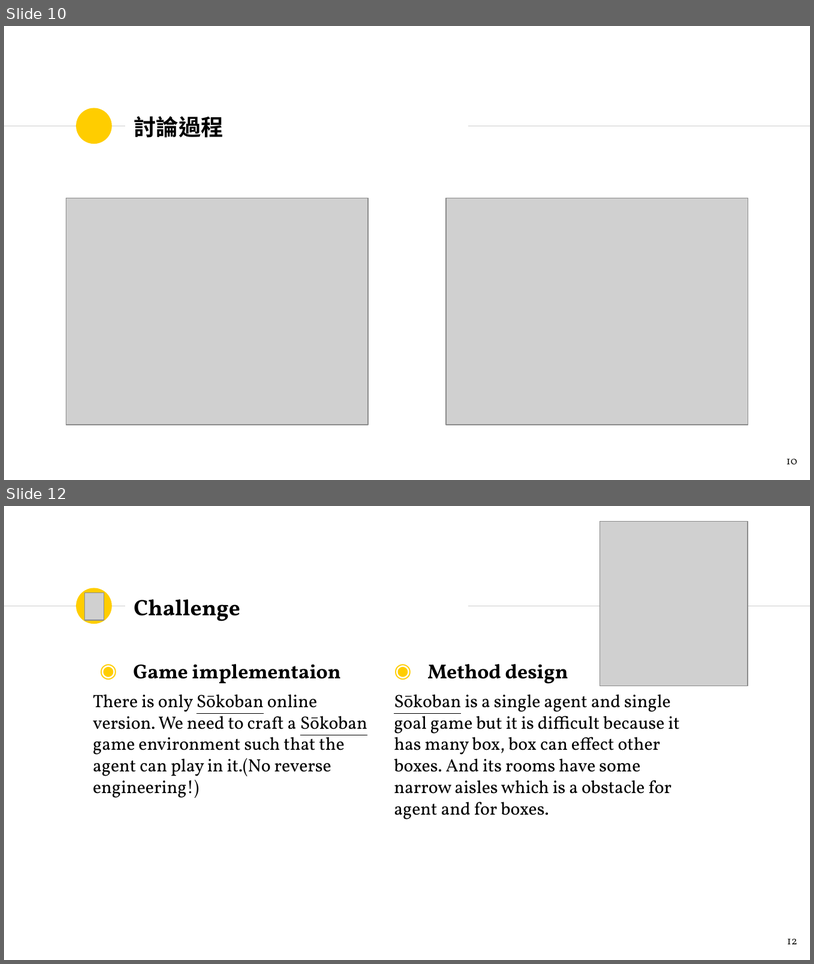
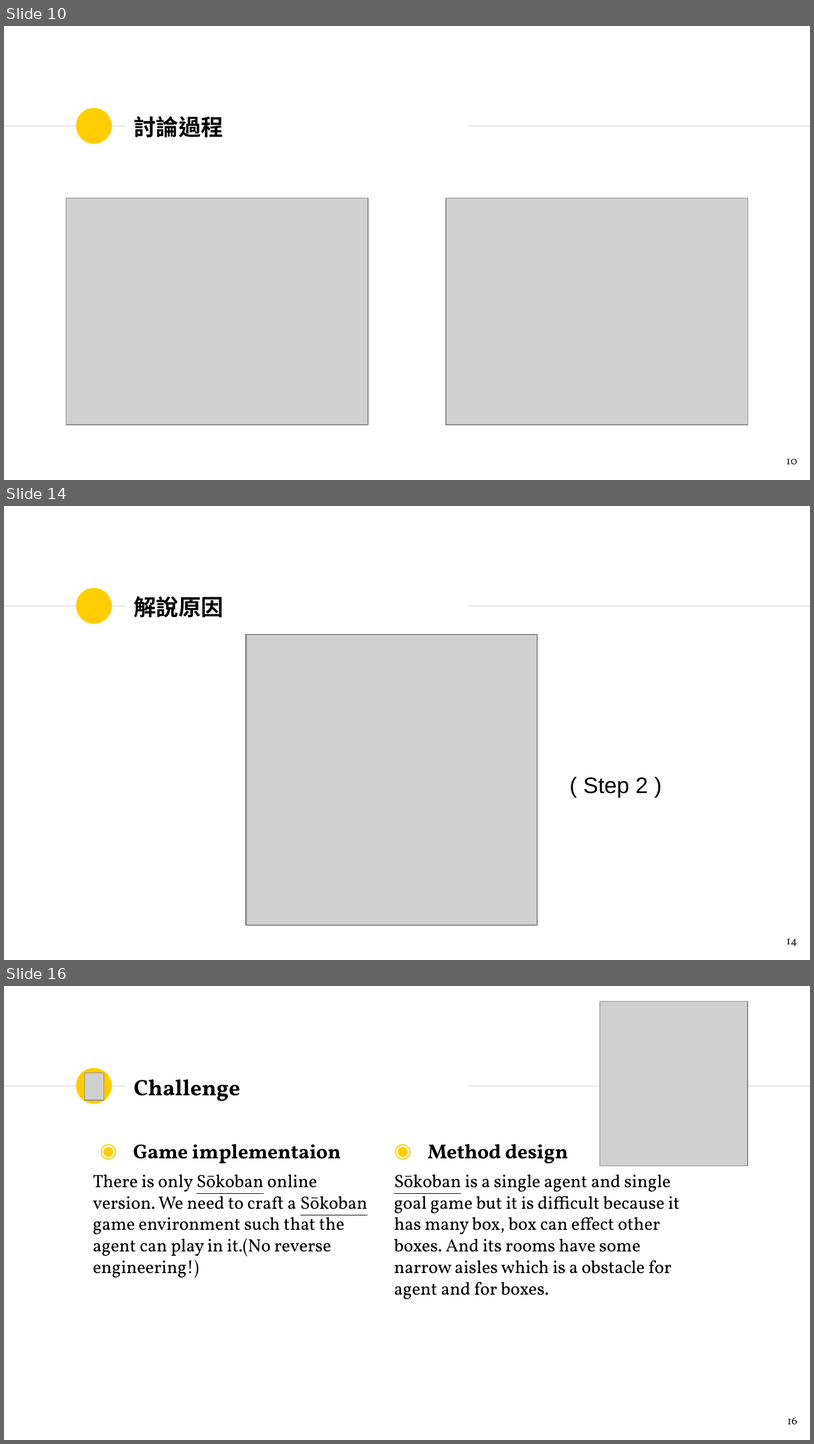
Before and after one commit to Banana-Huang/AI_Course_Team1_2018, a slide deck: Project/Team_1_project_proposal.pptx. Shown one above the other, each under a label of ours: slides 10 and 12 before the commit, slides 10, 14 and 16 after it; the slides between them are not shown. The pictures are 814x964 and 814x1444 pixels, drawn with LibreOffice and Linux fonts; fonts in the diff are those of the drawing; grey boxes stand for pictures. Boxes give left, top, right and bottom in pixels: in the first picture for what was removed or moved away, otherwise in the second. Text is boxed around its words. In the diff, an @@ line names an element or a change of style, - is before the commit and + after.

Commit message:
2018.12.17
修改處:
PPT :
1. 動機修改
2. 增加討論過程及原因(未完成)

簡報 :
未同步PPT

圖片 :
AI檔、一些PPT用PNG檔

```diff
--- a/Project/Team_1_project_proposal.pptx
+++ b/Project/Team_1_project_proposal.pptx
@@ slide 14 added at (x1=4, y1=506, x2=810, y2=960), background #FFFFFF; not listed: 3 template elements that a slide beside it also shows @@
@@ title added at (x1=134, y1=596, x2=224, y2=618), 20 pt, text #000000, bold @@
+解說原因
@@ picture added at (x1=246, y1=634, x2=538, y2=925) @@
@@ picture added at (x1=247, y1=634, x2=537, y2=925) @@
@@ text added at (x1=584, y1=777, x2=648, y2=798), 20 pt, text #000000 @@
+( Step 2 )
@@ page number added at (x1=787, y1=938, x2=798, y2=946), 10 pt, text #1D1D1B @@
+14
@@ what was slide 12 is now slide 16 @@
@@ page number at (x1=788, y1=1417, x2=798, y2=1424): text changed @@
-12
+16
```
Also in this commit, not shown: 7 slides changed, 4 other slides added, 1 slide removed, 7 other files.
